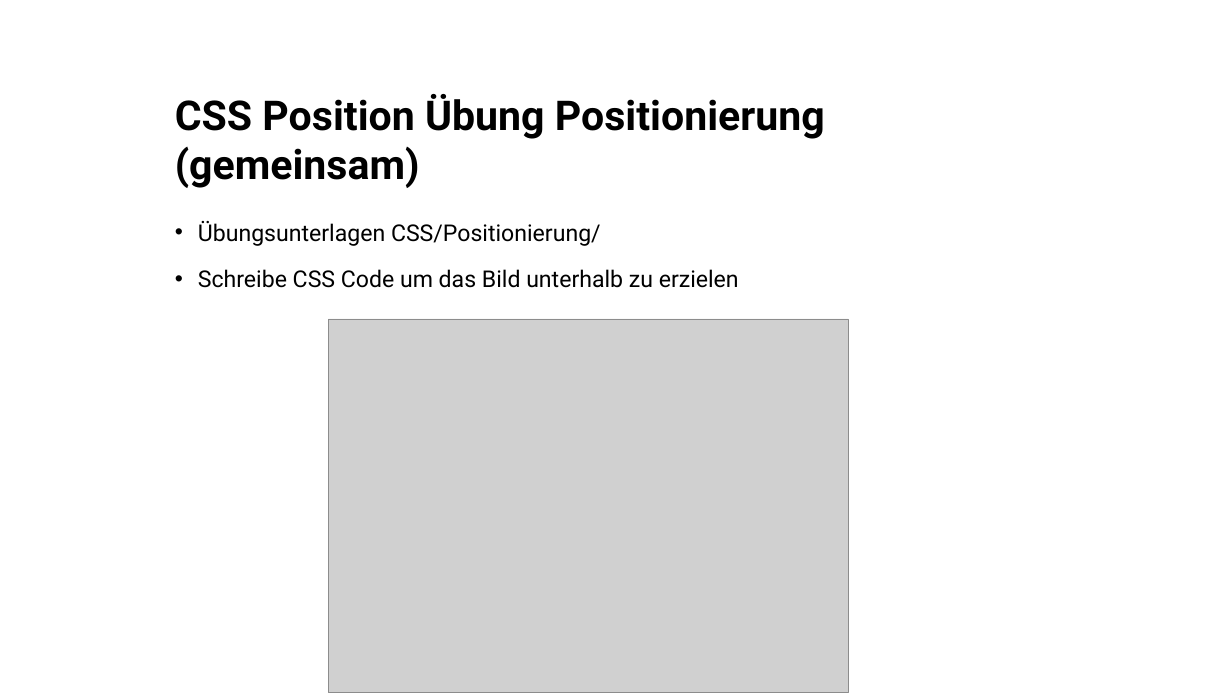
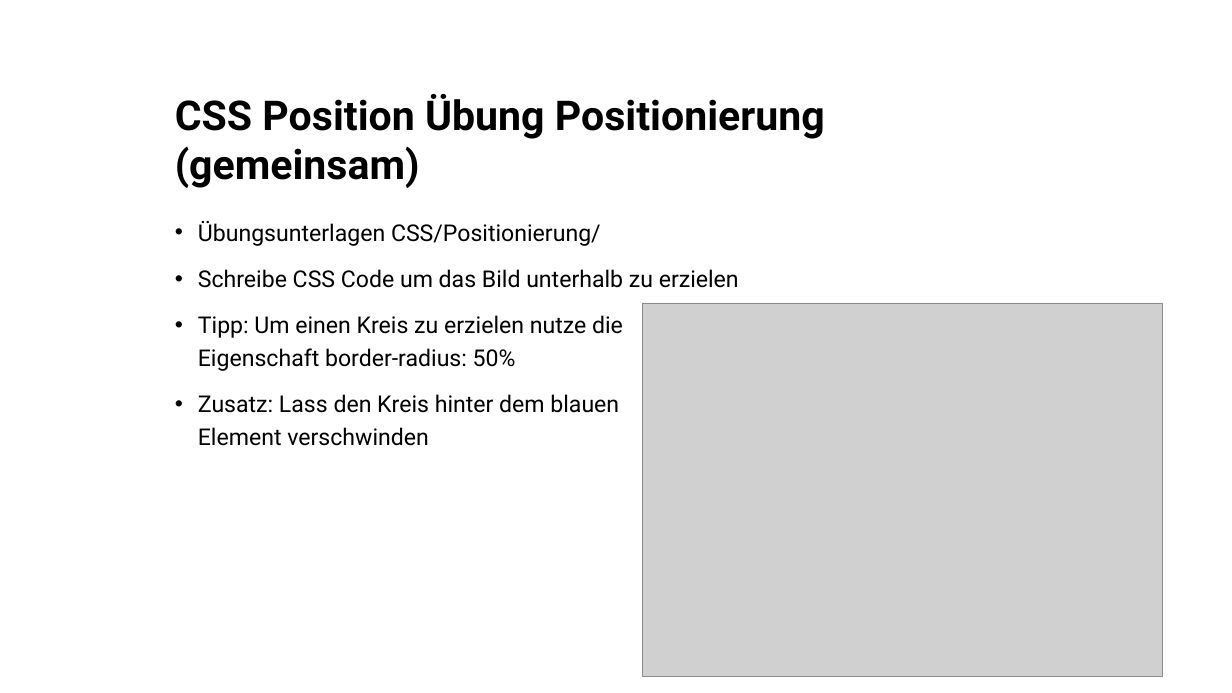
Before and after one commit to kodo89/Webentwicklung_23_24, a slide deck: slide 24 of 3. CSS/Slides/CSS Grundlagen 2.pptx. Drawn at 1232x693 pixels with LibreOffice and Linux fonts; fonts in the diff are those of the drawing; grey boxes stand for pictures; background and template pictures are left out. Boxes give left, top, right and bottom in pixels: in the first picture for what was removed or moved away, otherwise in the second. Text is boxed around its words. In the diff, an @@ line names an element or a change of style, - is before the commit and + after.

```diff
--- a/3. CSS/Slides/CSS Grundlagen 2.pptx
+++ b/3. CSS/Slides/CSS Grundlagen 2.pptx
@@ text at bbox=[198, 315, 623, 446]: paragraphs added @@
+• Tipp: Um einen Kreis zu erzielen nutze die
+  Eigenschaft border-radius: 50%
+• Zusatz: Lass den Kreis hinter dem blauen
+  Element verschwinden
@@ picture: place and size @@
-picture at bbox=[328, 319, 848, 693]
+picture at bbox=[643, 303, 1163, 677]
```
Also in this commit, not shown: 21 other files.
